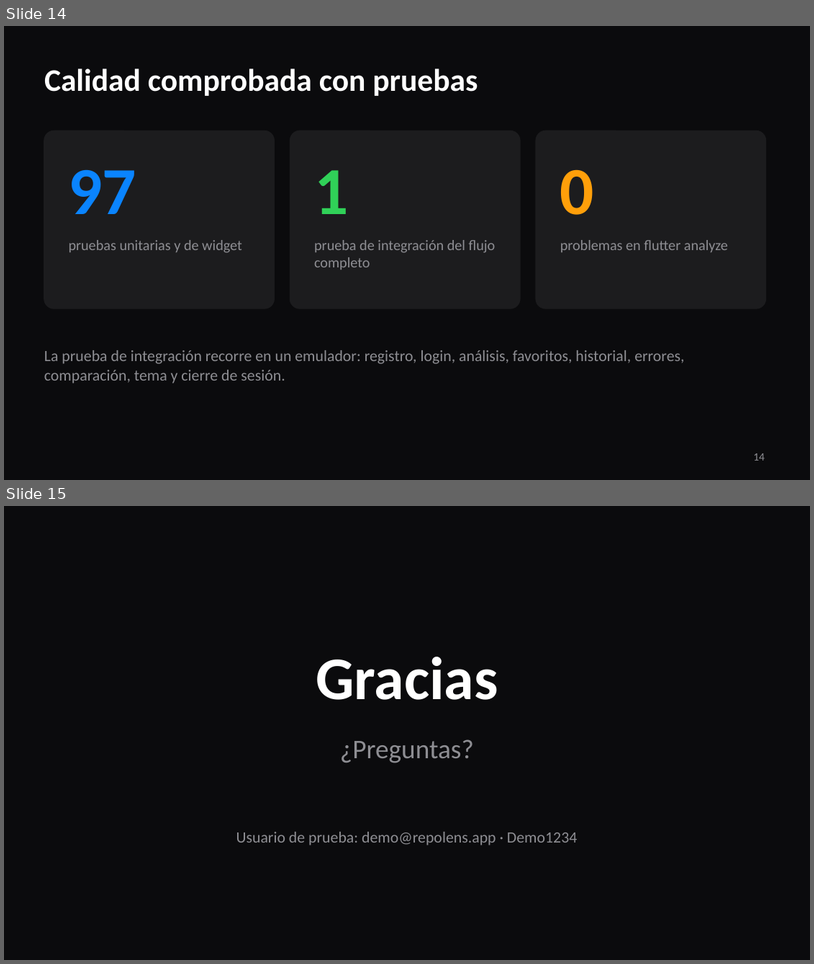
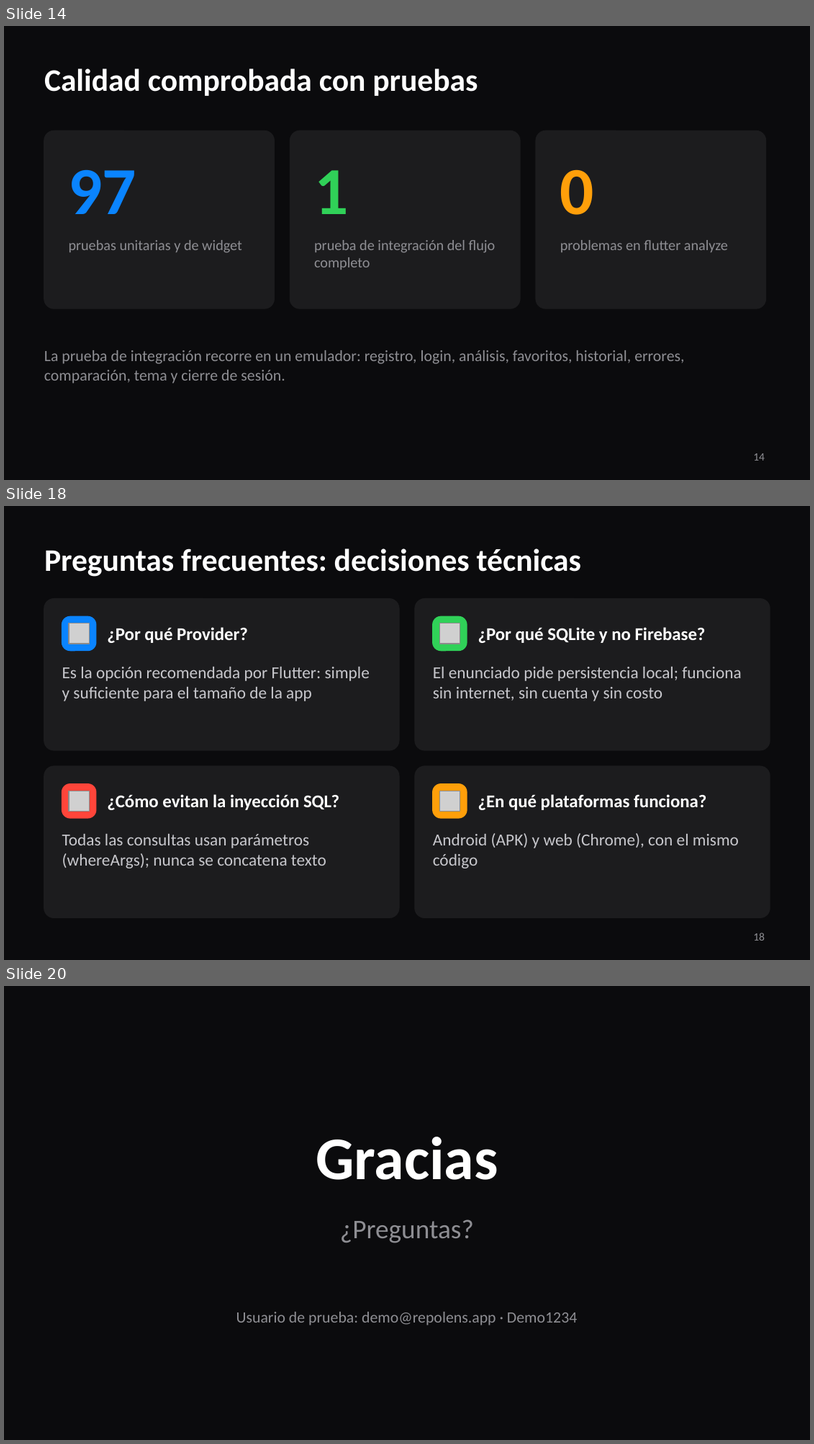
Before and after one commit to sluna5-coder/RepoLens, a slide deck: Entrega/Presentacion/RepoLens.pptx. Shown one above the other, each under a label of ours: slides 14 and 15 before the commit, slides 14, 18 and 20 after it; the slides between them are not shown. The pictures are 814x964 and 814x1444 pixels, drawn with LibreOffice and Linux fonts; fonts in the diff are those of the drawing; grey boxes stand for pictures. Boxes give left, top, right and bottom in pixels: in the first picture for what was removed or moved away, otherwise in the second. Text is boxed around its words. In the diff, an @@ line names an element or a change of style, - is before the commit and + after.

```diff
--- a/Entrega/Presentacion/RepoLens.pptx
+++ b/Entrega/Presentacion/RepoLens.pptx
@@ slide 18 added at (x1=4, y1=506, x2=810, y2=960), background #0B0B0D @@
@@ title added at (x1=44, y1=548, x2=581, y2=577), 28 pt, text #FFFFFF, bold @@
+Preguntas frecuentes: decisiones técnicas
@@ rounded rectangle added at (x1=44, y1=599, x2=399, y2=750), fill #1C1C1E, outline #1C1C1E 1 pt @@
@@ rounded rectangle added at (x1=415, y1=599, x2=770, y2=750), fill #1C1C1E, outline #1C1C1E 1 pt @@
@@ rounded rectangle added at (x1=62, y1=616, x2=96, y2=650), fill #0A84FF, outline #0A84FF 1 pt @@
@@ picture added at (x1=69, y1=623, x2=89, y2=643) @@
@@ text added at (x1=107, y1=627, x2=248, y2=643), 16 pt, text #FFFFFF, bold @@
+¿Por qué Provider?
@@ rounded rectangle added at (x1=433, y1=616, x2=467, y2=650), fill #30D158, outline #30D158 1 pt @@
@@ picture added at (x1=440, y1=623, x2=460, y2=643) @@
@@ text added at (x1=478, y1=627, x2=706, y2=643), 16 pt, text #FFFFFF, bold @@
+¿Por qué SQLite y no Firebase?
@@ text added at (x1=62, y1=667, x2=370, y2=701), 15 pt, text #C7C7CC @@
+Es la opción recomendada por Flutter: simple y suficiente para el tamaño de la app
@@ text added at (x1=433, y1=667, x2=742, y2=701), 15 pt, text #C7C7CC @@
+El enunciado pide persistencia local; funciona sin internet, sin cuenta y sin costo
@@ rounded rectangle added at (x1=44, y1=767, x2=399, y2=918), fill #1C1C1E, outline #1C1C1E 1 pt @@
@@ rounded rectangle added at (x1=62, y1=783, x2=96, y2=817), fill #FF453A, outline #FF453A 1 pt @@
@@ rounded rectangle added at (x1=415, y1=767, x2=770, y2=918), fill #1C1C1E, outline #1C1C1E 1 pt @@
@@ rounded rectangle added at (x1=433, y1=783, x2=467, y2=817), fill #FF9F0A, outline #FF9F0A 1 pt @@
@@ picture added at (x1=69, y1=790, x2=89, y2=811) @@
@@ text added at (x1=107, y1=794, x2=340, y2=810), 16 pt, text #FFFFFF, bold @@
+¿Cómo evitan la inyección SQL?
@@ picture added at (x1=440, y1=790, x2=460, y2=811) @@
@@ text added at (x1=478, y1=794, x2=707, y2=810), 16 pt, text #FFFFFF, bold @@
+¿En qué plataformas funciona?
@@ text added at (x1=62, y1=834, x2=327, y2=868), 15 pt, text #C7C7CC @@
+Todas las consultas usan parámetros (whereArgs); nunca se concatena texto
@@ text added at (x1=433, y1=833, x2=739, y2=868), 15 pt, text #C7C7CC @@
+Android (APK) y web (Chrome), con el mismo código
@@ page number added at (x1=754, y1=932, x2=765, y2=940), 10 pt, text #8E8E93 @@
+18
@@ what was slide 15 is now slide 20 @@
```
Also in this commit, not shown: 4 other slides added.
